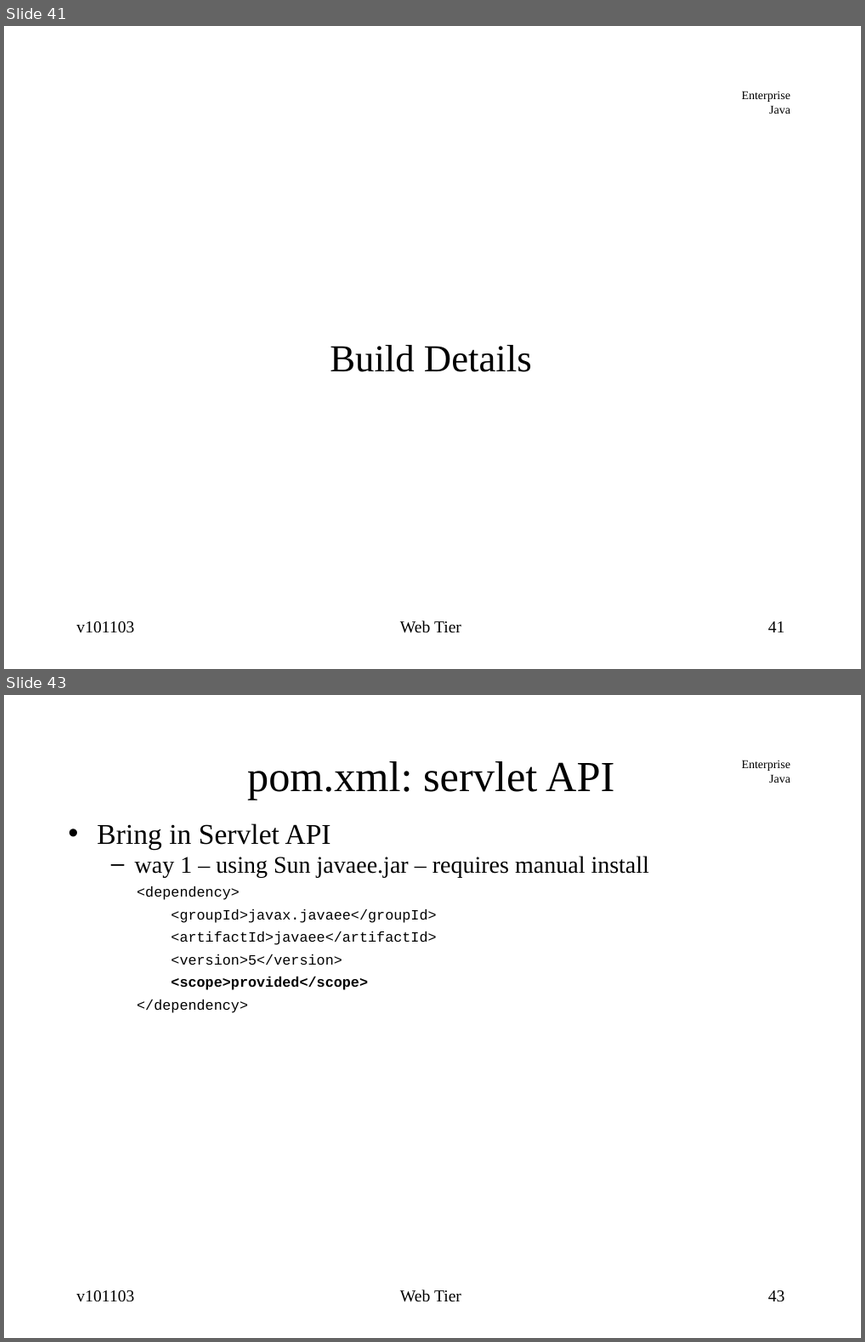
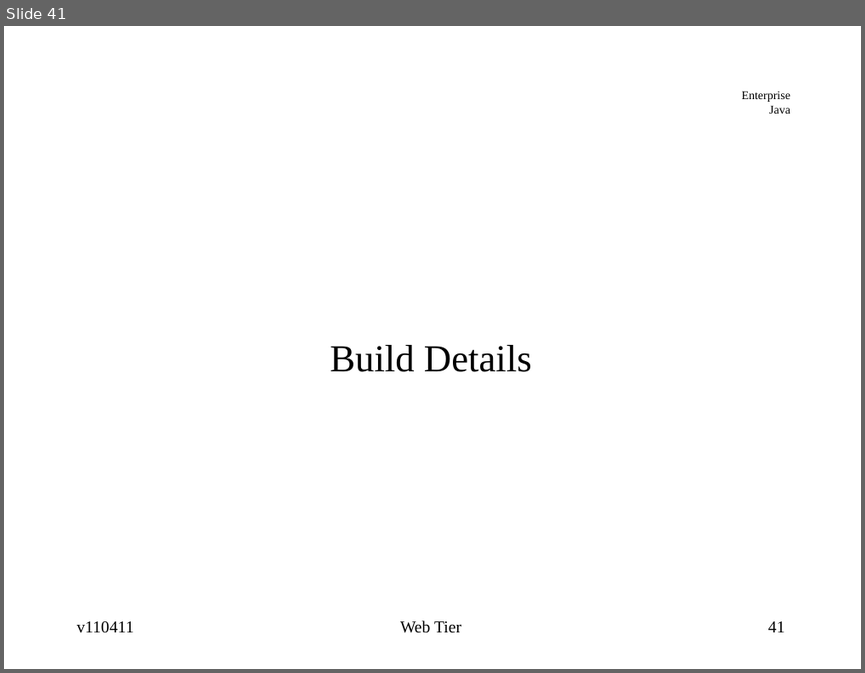
Before and after one commit to jcstaff/ejava-javaee, a slide deck: webtier/src/site/resources/lectures/webTier.ppt. Shown one above the other, each under a label of ours: slides 41 and 43 before the commit, slide 41 after it; the slides between them are not shown. The pictures are 865x1342 and 865x673 pixels, drawn with LibreOffice and Linux fonts; fonts in the diff are those of the drawing. Boxes give left, top, right and bottom in pixels: in the first picture for what was removed or moved away, otherwise in the second. Text is boxed around its words. In the diff, an @@ line names an element or a change of style, - is before the commit and + after.

```diff
--- a/webtier/src/site/resources/lectures/webTier.ppt
+++ b/webtier/src/site/resources/lectures/webTier.ppt
@@ slide 43 removed at bbox=[4, 695, 861, 1338], background #FFFFFF; not listed: 1 template element that a slide beside it also shows @@
@@ title removed at bbox=[247, 761, 614, 800] @@
-pom.xml: servlet API
@@ text removed at bbox=[97, 823, 649, 1013] @@
-• Bring in Servlet API
-  – way 1 – using Sun javaee.jar – requires manual install
-<dependency>
-<groupId>javax.javaee</groupId>
-<artifactId>javaee</artifactId>
-<version>5</version>
-<scope>provided</scope>
-</dependency>
@@ text removed at bbox=[76, 1290, 134, 1302] @@
-v101103
@@ text removed at bbox=[400, 1289, 461, 1302] @@
-Web Tier
@@ page number removed at bbox=[768, 1290, 785, 1302] @@
-43
@@ slide 41 changed as well @@
@@ text at bbox=[77, 621, 134, 633]: text changed @@
-v101103
+v110411
```
Also in this commit, not shown: 47 other slides changed, 4 other slides removed, 36 other files.
